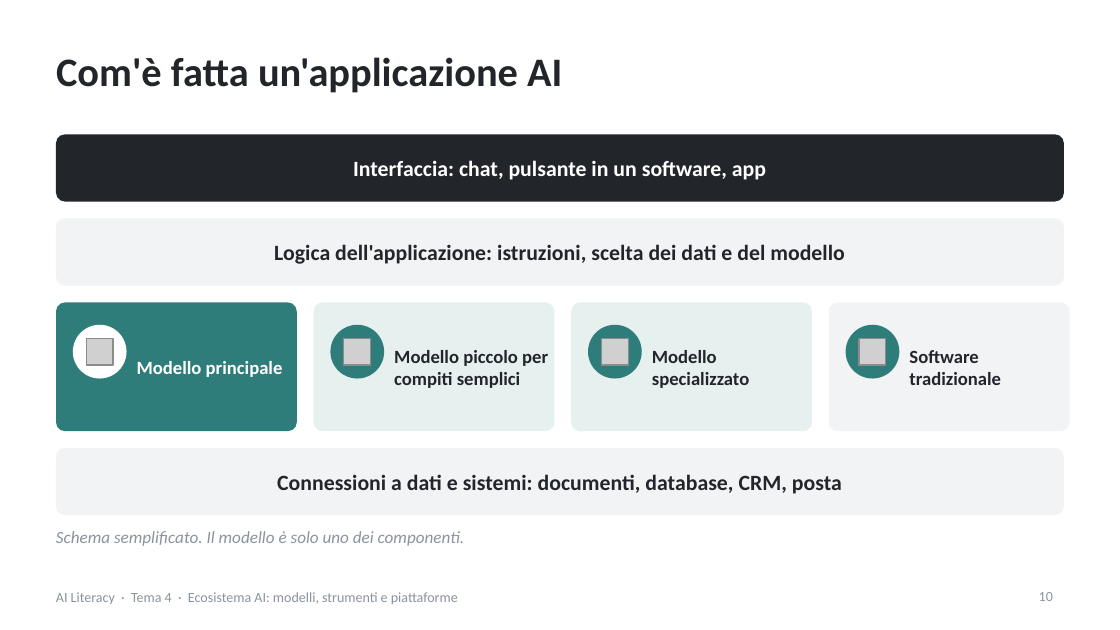
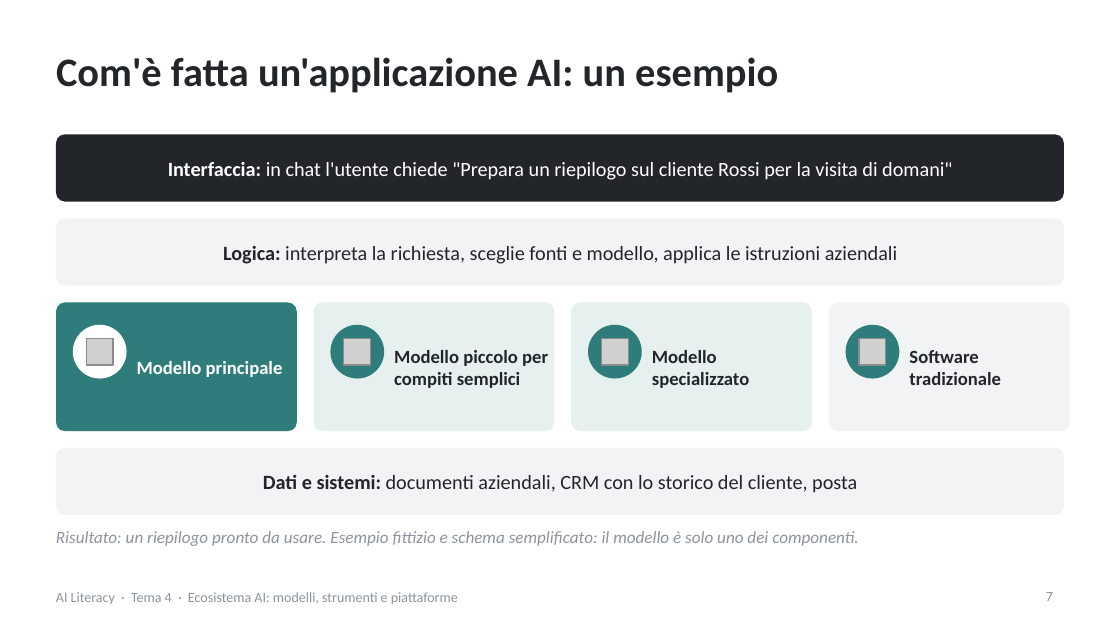
Before and after one commit to NetAi-IT/Formazione-AI-Literacy-Official, a slide deck: slide 7 of Base/Tema4_Ecosistema_AI.pptx (slide 10 before the commit). Drawn at 1120x630 pixels with LibreOffice and Linux fonts; fonts in the diff are those of the drawing; grey boxes stand for pictures. Boxes give left, top, right and bottom in pixels: in the first picture for what was removed or moved away, otherwise in the second. Text is boxed around its words. In the diff, an @@ line names an element or a change of style, - is before the commit and + after.

```diff
--- a/Base/Tema4_Ecosistema_AI.pptx
+++ b/Base/Tema4_Ecosistema_AI.pptx
@@ title at (56, 57, 778, 93): text changed @@
-Com'è fatta un'applicazione AI
+Com'è fatta un'applicazione AI: un esempio
@@ text at (168, 162, 952, 180): text changed; size 14 to 13 pt; bold off @@
-Interfaccia: chat, pulsante in un software, app
+Interfaccia: in chat l'utente chiede "Prepara un riepilogo sul cliente Rossi per la visita di domani"
@@ text at (223, 246, 897, 264): text changed; size 14 to 13 pt; bold off @@
-Logica dell'applicazione: istruzioni, scelta dei dati e del modello
+Logica: interpreta la richiesta, sceglie fonti e modello, applica le istruzioni aziendali
@@ text at (263, 475, 857, 493): text changed; size 14 to 13 pt; bold off @@
-Connessioni a dati e sistemi: documenti, database, CRM, posta
+Dati e sistemi: documenti aziendali, CRM con lo storico del cliente, posta
@@ text at (56, 531, 858, 546): text changed @@
-Schema semplificato. Il modello è solo uno dei componenti.
+Risultato: un riepilogo pronto da usare. Esempio fittizio e schema semplificato: il modello è solo uno dei componenti.
@@ page number at (1046, 592, 1053, 601): text changed @@
-10
+7
```
Also in this commit, not shown: 27 other slides changed, 1 slide added, 22 slides removed, 13 other files.
